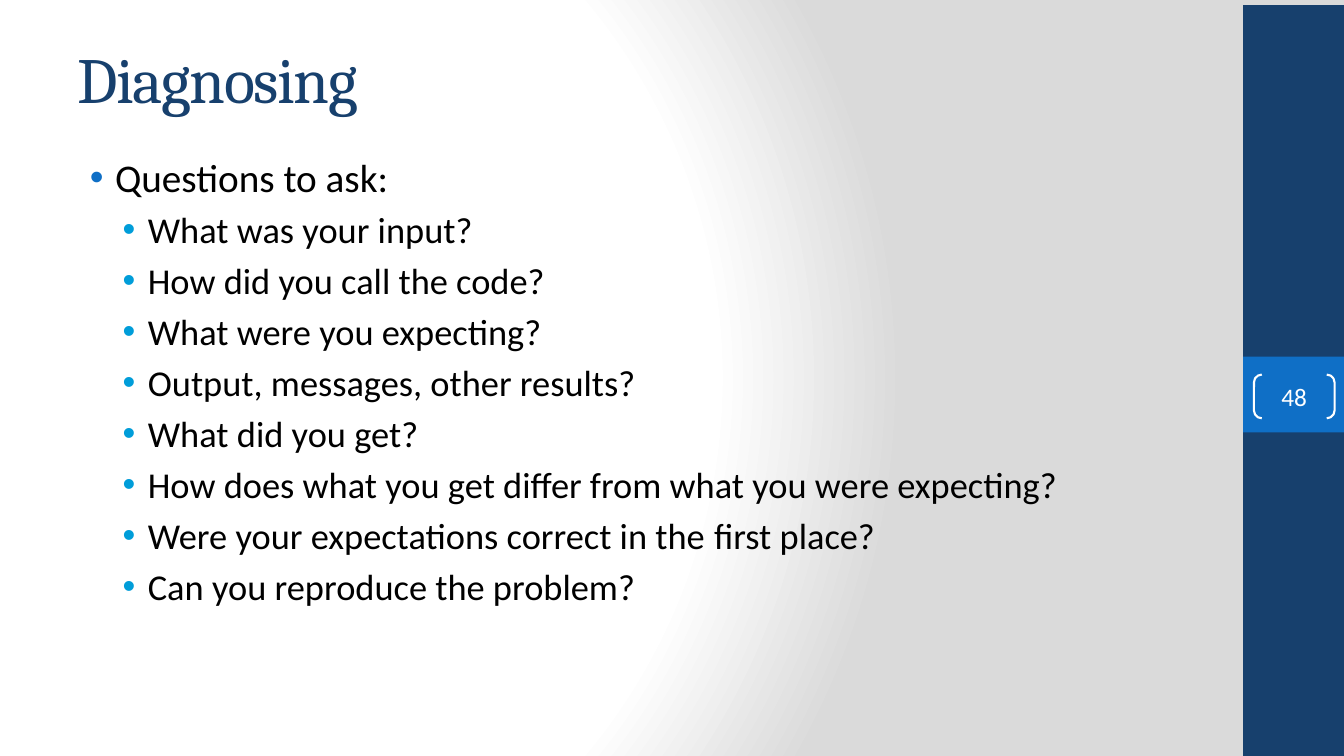
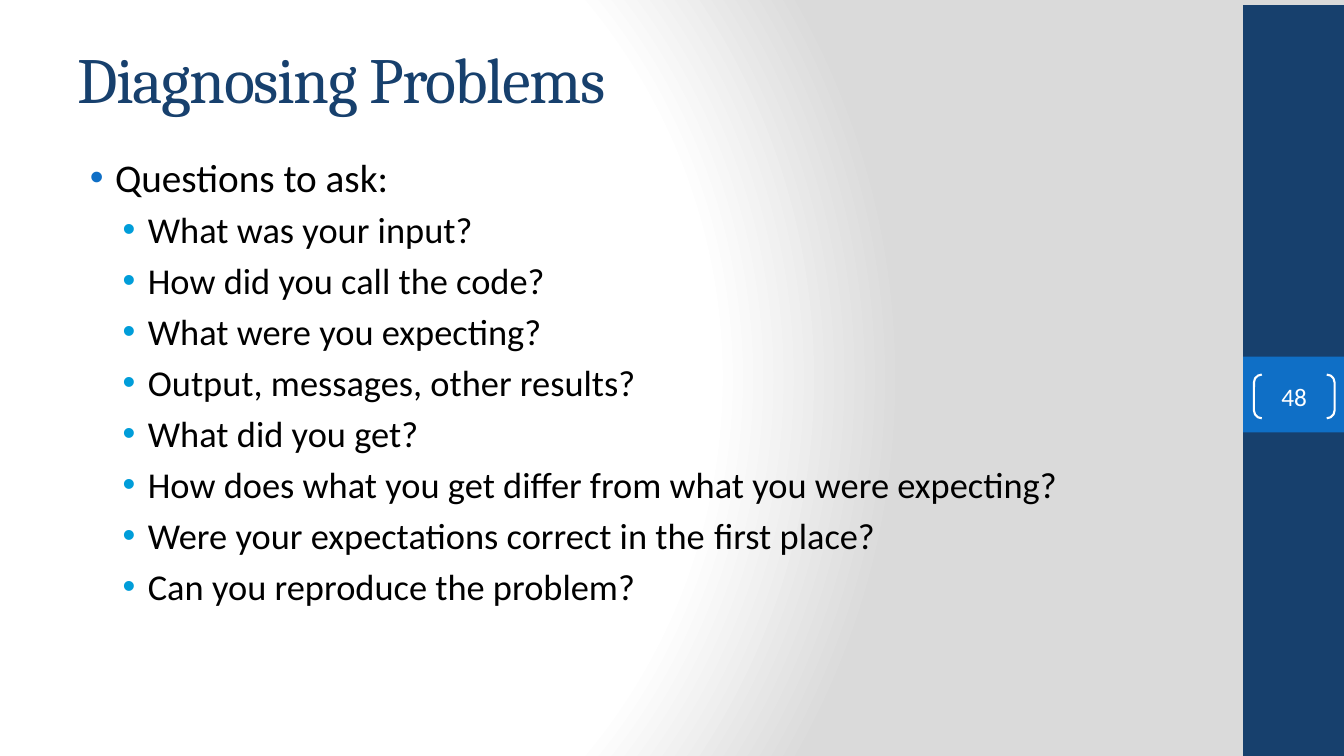
Before and after one commit to FSCJ-COP2073C/cop2073c-FullContent, a slide deck: slide 48 of slides/COP2073C-Module6.pptx. Drawn at 1344x756 pixels with LibreOffice and Linux fonts; fonts in the diff are those of the drawing; background and template pictures are left out. Boxes give left, top, right and bottom in pixels: in the first picture for what was removed or moved away, otherwise in the second. Text is boxed around its words. In the diff, an @@ line names an element or a change of style, - is before the commit and + after.

```diff
--- a/slides/COP2073C-Module6.pptx
+++ b/slides/COP2073C-Module6.pptx
@@ title at box(77, 58, 606, 117): text changed @@
-Diagnosing
+Diagnosing Problems
```
Also in this commit, not shown: 7 other slides changed, 8 other files.
